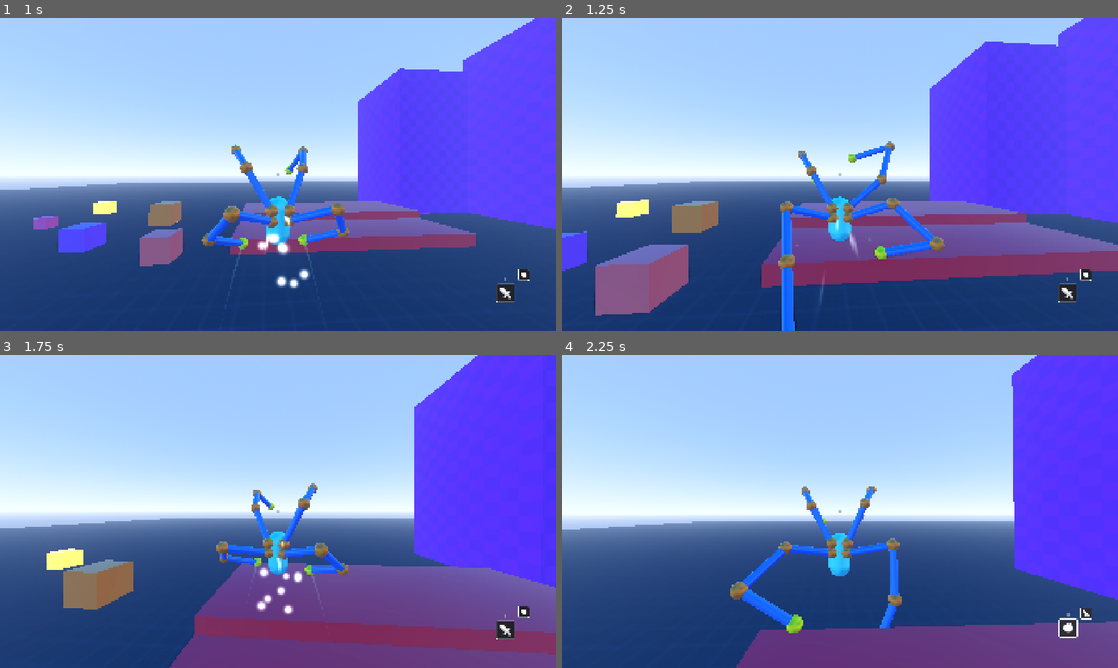
Above: before the commit, frames 1-4 (two rows, left to right).
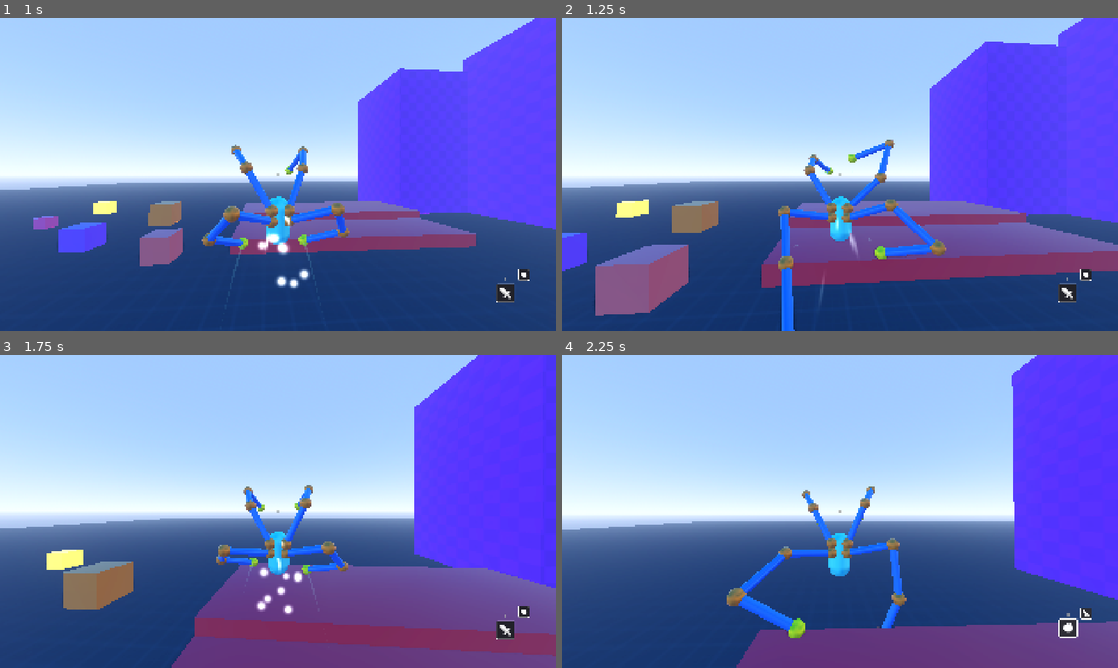
Above: after the commit, the same moments.

Repository: lliamsymonds04/doc-oc
Game: Godot game, scene res://main.tscn
Same seed, same stepped clock (60 frames per second), same inputs: the game is played once before the commit and once after it.
Inputs (mouse positions are in pixels of both pictures, inside the frame that each line leads up to):
- Up to frame 1 (1 s): move the mouse to (305, 174) at 0.52 s; press the mouse at (305, 174) at 0.53 s; hold W (forward) from 0.53 s (still down); tap Space (jump) at 0.77 s
- Up to frame 2 (1.25 s): keep holding W (forward)
- Up to frame 3 (1.75 s): keep holding W (forward); move the mouse to (250, 511) at 1.27 s; release the mouse at (250, 511) at 1.28 s; click (250, 511) at 1.35 s; tap Space (jump) at 1.52 s
- Up to frame 4 (2.25 s): keep holding W (forward); move the mouse to (851, 505) at 2.02 s; hold R (mode-switch) from 2.03 s (still down)

Frame 1 is identical in both runs. In frame 2, 1.6% of the frame differs, in the area x 0-98%, y 3-100%; in frame 3, 2.3%, in the area x 4-100%, y 0-100%; in frame 4, 1.5%.

Commit message:
feat: attack now works based on eld

Diff:
--- a/systems/player/states/grounded_state.gd
+++ b/systems/player/states/grounded_state.gd
@@ -143,8 +143,10 @@
 	if Input.is_action_just_pressed("left-click"):
 		if player.is_in_grab_mode():
 			p.grab_controller.try_grab(-1)
-		else:
-			p.attack_controller.try_attack()
+
+	# Held button keeps punching at attack_debounce rate; grab stays on just_pressed.
+	if Input.is_action_pressed("left-click") and not player.is_in_grab_mode():
+		p.attack_controller.try_attack()
 
 	if Input.is_action_just_pressed("right-click"):
 		if player.is_in_grab_mode():
